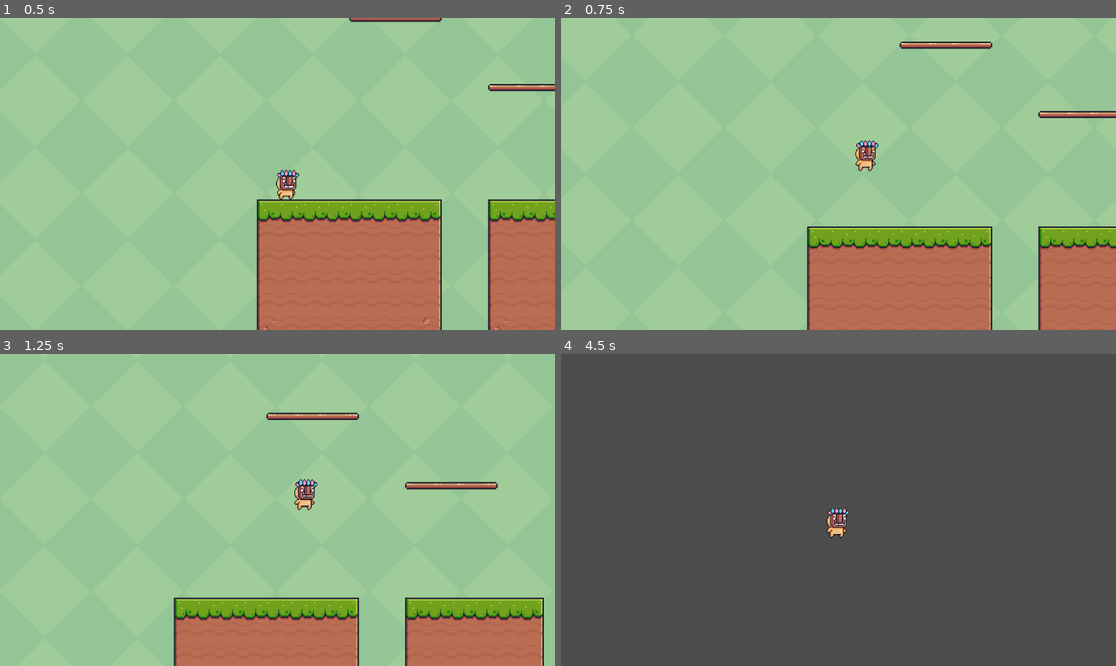
Above: before the commit, frames 1-4 (two rows, left to right).
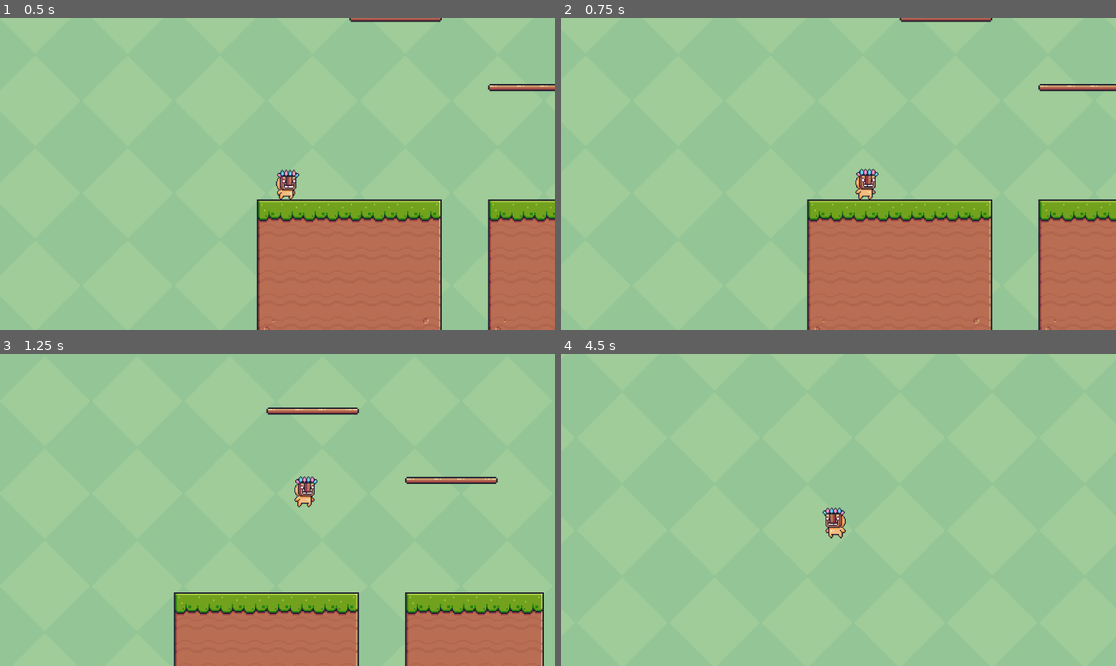
Above: after the commit, the same moments.

Repository: Dawid-Jarczok/NPG_projekt_zaliczeniowy
Game: Godot game, scene res://Scene_1.tscn
The game is run twice, just before and just after one commit, with the same random seed, the same clock (stepped at 60 frames per second) and the same inputs.
Inputs:
- Up to frame 1 (0.5 s): no input
- Up to frame 2 (0.75 s): tap Enter (ui_accept) at 0.5, 0.6 s; hold Right (ui_right) from 0.53 s (still down)
- Up to frame 3 (1.25 s): keep holding Right (ui_right); tap Space (jump, bound only after the commit) at 0.77, 0.8, 1.07 s
- Up to frame 4 (4.5 s): tap Space (jump, bound only after the commit) at 1.35, 1.52, 1.82, 2.3, 3.02, 3.32, 3.6, 3.77, 4.07 s; tap Enter (ui_accept) at 1.55, 2.1, 2.85, 4.35 s; release Right (ui_right) at 2.03 s; hold Left (ui_left) 2.03-2.78 s; hold Right (ui_right) 2.78-4.28 s; hold Left (ui_left) from 4.28 s (still down)

Frame 1 is identical in both runs. In frame 2, 9.3% of the frame differs, in the area x 44-100%, y 0-100%; in frame 3, 5.1%; in frame 4, 100%, in the area x 0-100%, y 0-100%.

Commit message:
Some fixes

Diff:
--- a/gra_projektNPG/Scene_1.tscn
+++ b/gra_projektNPG/Scene_1.tscn
@@ -3,7 +3,7 @@
 [ext_resource type="Texture2D" uid="uid://k8y5rpqtbru5" path="res://Background/Green.png" id="1_4kmdb"]
 [ext_resource type="Texture2D" uid="uid://bn1ov4eydlbul" path="res://Terrain (16x16).png" id="2_mv8or"]
 [ext_resource type="Texture2D" uid="uid://o8a2g6ahh7k8" path="res://Background/Brown.png" id="2_sxmmx"]
-[ext_resource type="Script" path="res://player_movement.gd" id="3_3jpsd"]
+[ext_resource type="Script" path="res://scripts/player_movement.gd" id="3_3jpsd"]
 [ext_resource type="Texture2D" uid="uid://dj511m2v60foe" path="res://Idle (32x32).png" id="5_y3yg6"]
 
 [sub_resource type="TileSetAtlasSource" id="TileSetAtlasSource_qov1h"]
--- a/gra_projektNPG/player_movement.gd
+++ /dev/null
@@ -1,32 +0,0 @@
-extends CharacterBody2D
-
-
-const SPEED = 300.0
-const JUMP_VELOCITY = -600.0
-
-# Get the gravity from the project settings to be synced with RigidBody nodes.
-var gravity = ProjectSettings.get_setting("physics/2d/default_gravity")
-
-
-func _physics_process(delta):
-	# Add the gravity.
-	if not is_on_floor():
-		velocity.y += gravity * delta
-
-	# Handle jump.
-	if Input.is_action_just_pressed("ui_accept") and is_on_floor():
-		velocity.y = JUMP_VELOCITY
-
-	# Get the input direction and handle the movement/deceleration.
-	# As good practice, you should replace UI actions with custom gameplay actions.
-	var direction = Input.get_axis("ui_left", "ui_right")
-	if direction:
-		velocity.x = direction * SPEED
-	else:
-		velocity.x = move_toward(velocity.x, 0, SPEED)
-
-	move_and_slide()
-
-func _ready():
-	# Ustawienie nowej pozycji postaci
-	position = Vector2(20, 20) # zamiast x i y wpisz odpowiednie wartości współrzędnych
--- a/gra_projektNPG/project.godot
+++ b/gra_projektNPG/project.godot
@@ -15,6 +15,26 @@
 config/features=PackedStringArray("4.2", "Mobile")
 config/icon="res://icon.svg"
 
+[input]
+
+move_left={
+"deadzone": 0.5,
+"events": [Object(InputEventKey,"resource_local_to_scene":false,"resource_name":"","device":-1,"window_id":0,"alt_pressed":false,"shift_pressed":false,"ctrl_pressed":false,"meta_pressed":false,"pressed":false,"keycode":0,"physical_keycode":65,"key_label":0,"unicode":97,"echo":false,"script":null)
+, Object(InputEventKey,"resource_local_to_scene":false,"resource_name":"","device":-1,"window_id":0,"alt_pressed":false,"shift_pressed":false,"ctrl_pressed":false,"meta_pressed":false,"pressed":false,"keycode":0,"physical_keycode":4194319,"key_label":0,"unicode":0,"echo":false,"script":null)
+]
+}
+move_right={
+"deadzone": 0.5,
+"events": [Object(InputEventKey,"resource_local_to_scene":false,"resource_name":"","device":-1,"window_id":0,"alt_pressed":false,"shift_pressed":false,"ctrl_pressed":false,"meta_pressed":false,"pressed":false,"keycode":0,"physical_keycode":68,"key_label":0,"unicode":100,"echo":false,"script":null)
+, Object(InputEventKey,"resource_local_to_scene":false,"resource_name":"","device":-1,"window_id":0,"alt_pressed":false,"shift_pressed":false,"ctrl_pressed":false,"meta_pressed":false,"pressed":false,"keycode":0,"physical_keycode":4194321,"key_label":0,"unicode":0,"echo":false,"script":null)
+]
+}
+jump={
+"deadzone": 0.5,
+"events": [Object(InputEventKey,"resource_local_to_scene":false,"resource_name":"","device":-1,"window_id":0,"alt_pressed":false,"shift_pressed":false,"ctrl_pressed":false,"meta_pressed":false,"pressed":false,"keycode":0,"physical_keycode":32,"key_label":0,"unicode":32,"echo":false,"script":null)
+]
+}
+
 [rendering]
 
 renderer/rendering_method="mobile"
--- a/gra_projektNPG/scripts/player_movement.gd
+++ b/gra_projektNPG/scripts/player_movement.gd
@@ -31,3 +31,7 @@
 	elif direction > 0:
 		sprite.flip_h = false
 	move_and_slide()
+
+func _ready():
+	# Ustawienie nowej pozycji postaci
+	position = Vector2(20, 20) # zamiast x i y wpisz odpowiednie wartości współrzędnych
Renamed: gra_projektNPG/player_test_SPAWN.gd -> gra_projektNPG/scripts/player_test_SPAWN.gd
